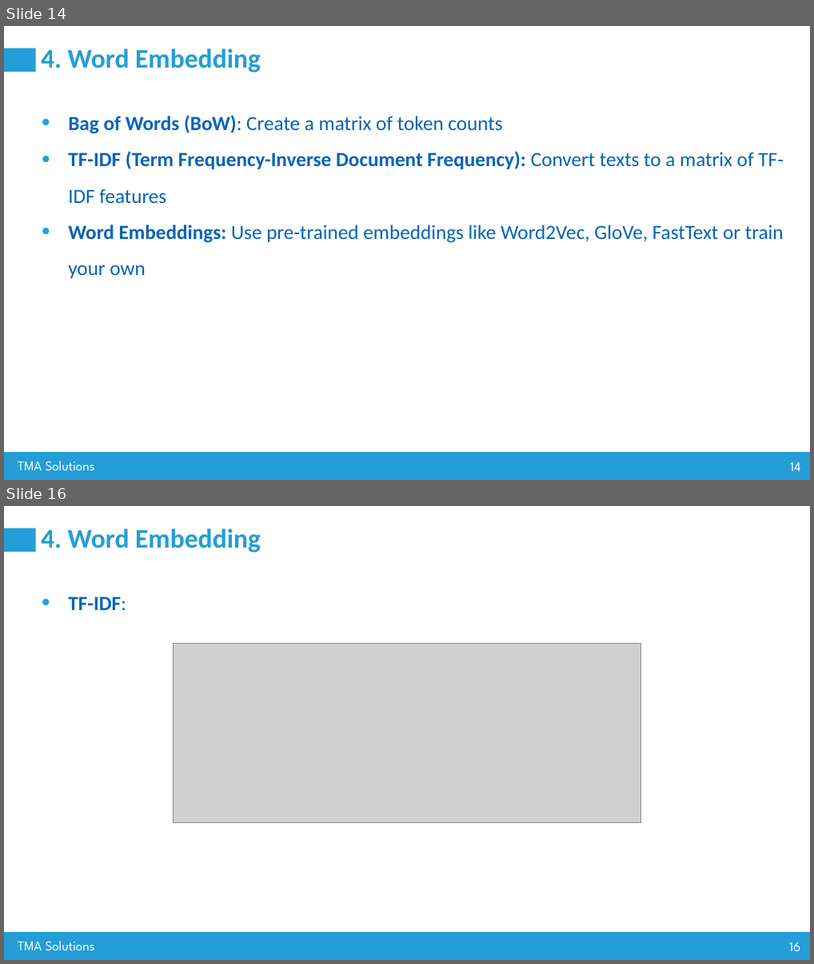
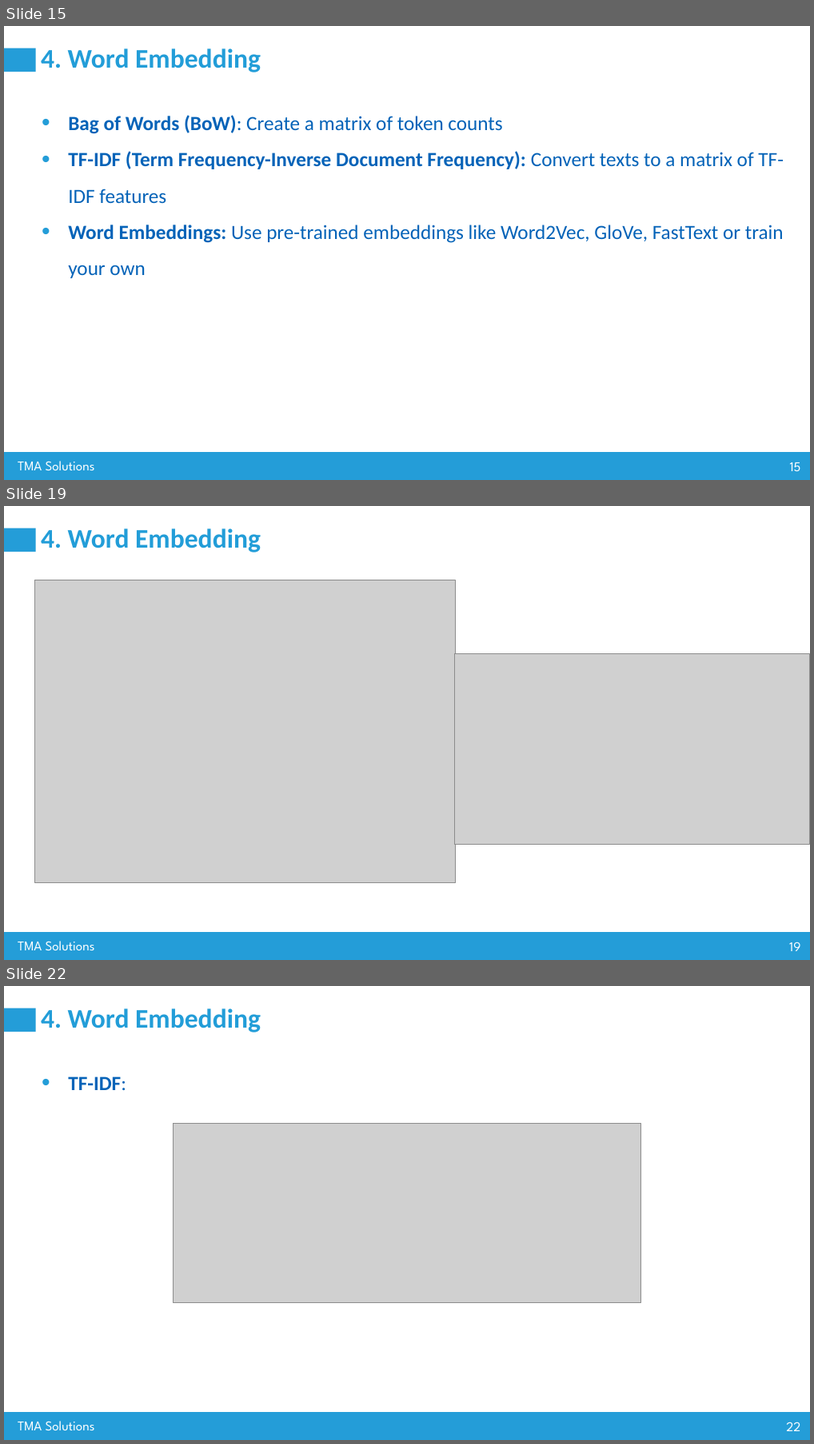
Before and after one commit to nguyenvanhuy0612/DL-1, a slide deck: Workshop-3_AI Advance Training_Group 80.pptx. Shown one above the other, each under a label of ours: slides 14 and 16 before the commit, slides 15, 19 and 22 after it; the slides between them are not shown. The pictures are 814x964 and 814x1444 pixels, drawn with LibreOffice and Linux fonts; fonts in the diff are those of the drawing; grey boxes stand for pictures. Boxes give left, top, right and bottom in pixels: in the first picture for what was removed or moved away, otherwise in the second. Text is boxed around its words. In the diff, an @@ line names an element or a change of style, - is before the commit and + after.

```diff
--- a/Workshop-3_AI Advance Training_Group 80.pptx
+++ b/Workshop-3_AI Advance Training_Group 80.pptx
@@ slide 19 added at (4, 506, 810, 960), background #FFFFFF; not listed: 4 template elements that a slide beside it also shows @@
@@ title added at (41, 528, 261, 552), 32 pt, text #229DD8, bold @@
+4. Word Embedding
@@ picture added at (35, 580, 455, 882) @@
@@ picture added at (454, 654, 810, 844) @@
@@ what was slide 14 is now slide 15 @@
@@ page number at (790, 462, 802, 471): text changed @@
-14
+15
@@ what was slide 16 is now slide 22 @@
@@ page number at (786, 1421, 801, 1431): text changed @@
-16
+22
```
Also in this commit, not shown: 3 slides changed, 6 other slides added, 3 other files.
